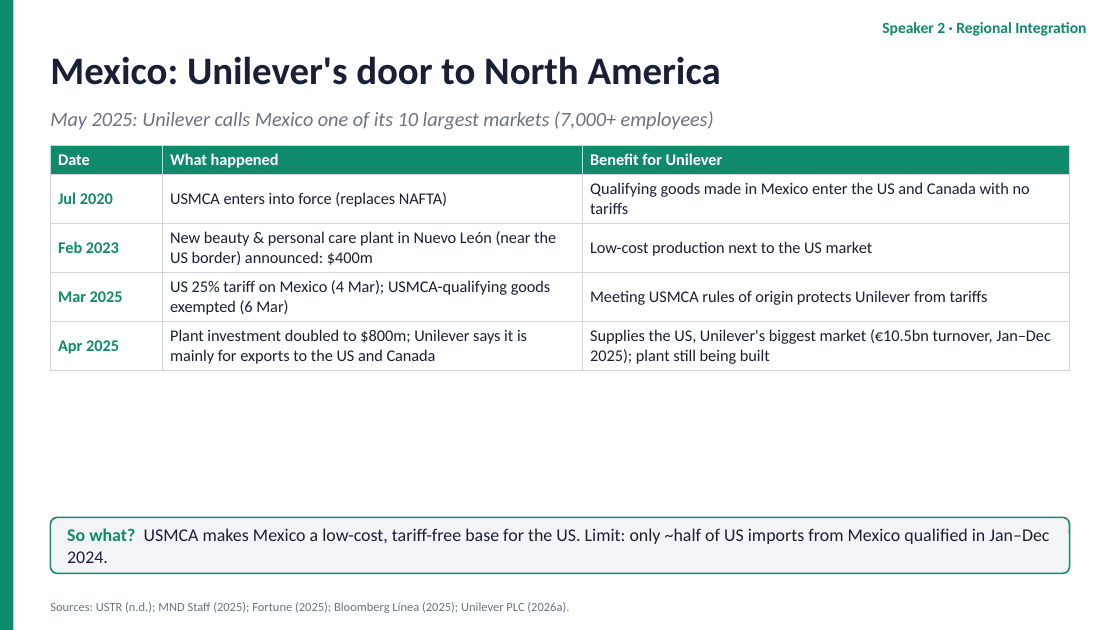
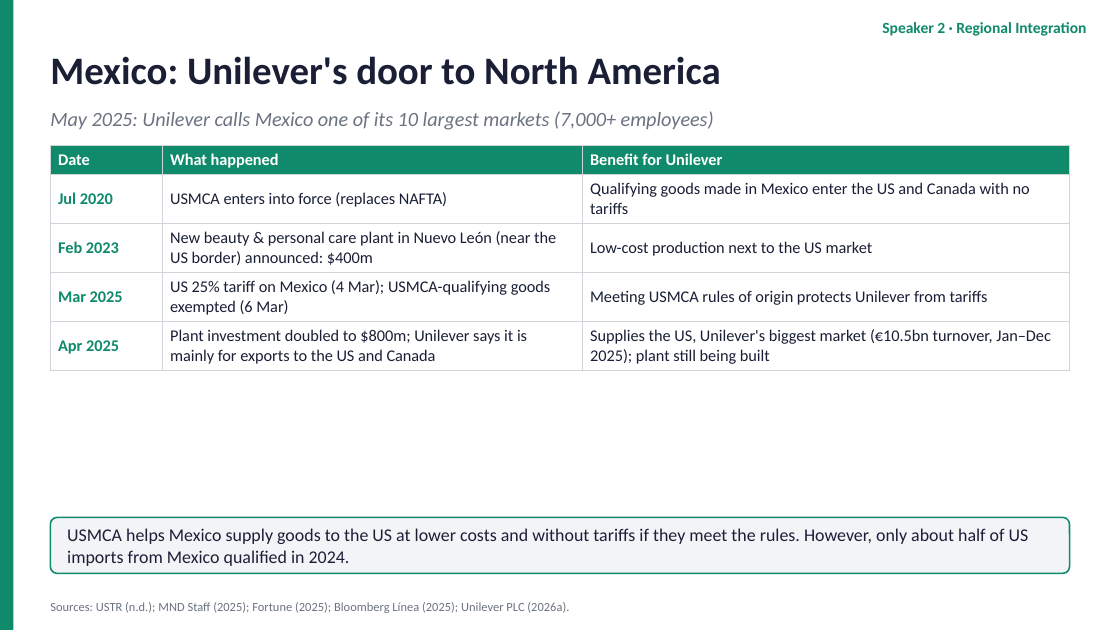
Before and after one commit to dollar3651314/mymba, a slide deck: slide 7 of content/busi1763/files/Unilever_Group_EN.pptx. Drawn at 1120x630 pixels with LibreOffice and Linux fonts; fonts in the diff are those of the drawing. Boxes give left, top, right and bottom in pixels: in the first picture for what was removed or moved away, otherwise in the second. Text is boxed around its words. In the diff, an @@ line names an element or a change of style, - is before the commit and + after.

```diff
--- a/content/busi1763/files/Unilever_Group_EN.pptx
+++ b/content/busi1763/files/Unilever_Group_EN.pptx
@@ text at [67, 528, 1029, 566]: text changed @@
-So what? USMCA makes Mexico a low-cost, tariff-free base for the US. Limit: only ~half of US imports from Mexico qualified in Jan–Dec 2024.
+USMCA helps Mexico supply goods to the US at lower costs and without tariffs if they meet the rules. However, only about half of US imports from Mexico qualified in 2024.
```
Also in this commit, not shown: 7 other slides changed, 2 other files.
